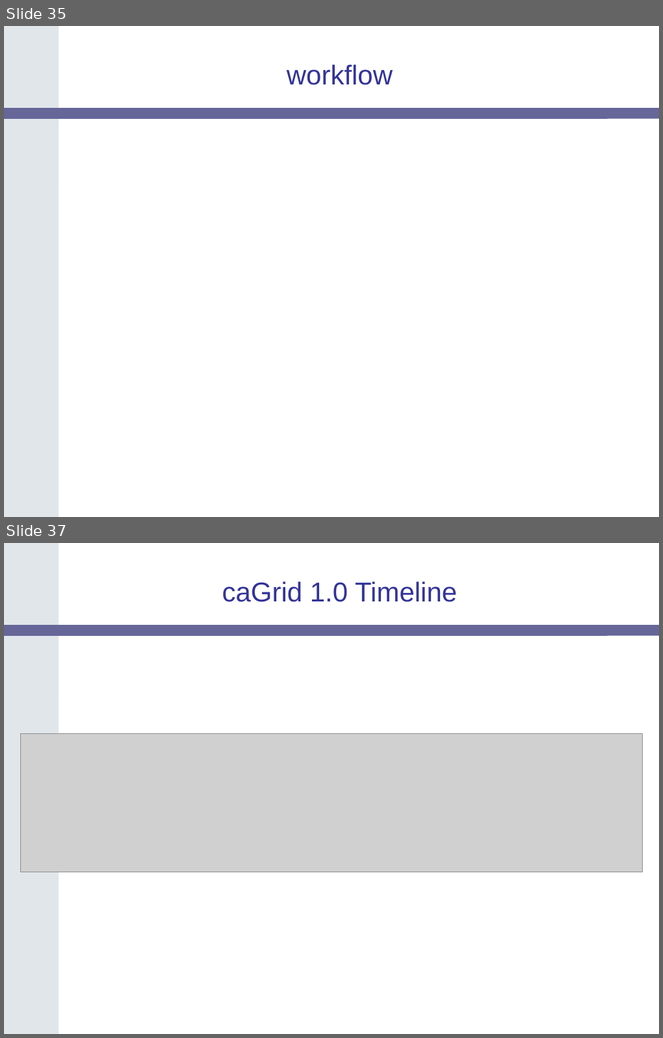
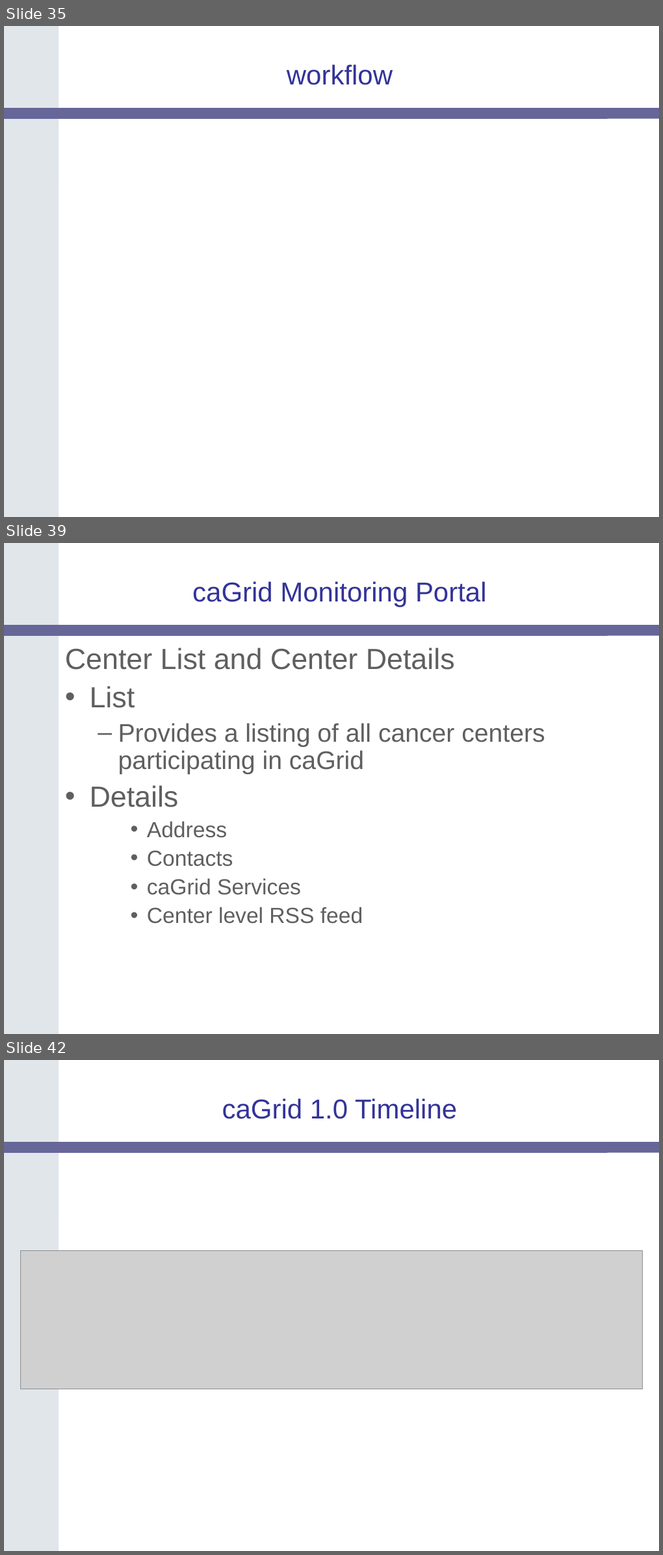
Before and after one commit to NCIP/cagrid-docs, a slide deck: presentations/200604_AnnualMeeting/caGrid-1.0-Architecture_caBIG-Annual-Meeting06.ppt. Shown one above the other, each under a label of ours: slides 35 and 37 before the commit, slides 35, 39 and 42 after it; the slides between them are not shown. The pictures are 663x1038 and 663x1555 pixels, drawn with LibreOffice and Linux fonts; fonts in the diff are those of the drawing; grey boxes stand for pictures; background and template pictures are left out. Boxes give left, top, right and bottom in pixels: in the first picture for what was removed or moved away, otherwise in the second. Text is boxed around its words. In the diff, an @@ line names an element or a change of style, - is before the commit and + after.

Commit message:
incorporated portal slides

```diff
--- a/presentations/200604_AnnualMeeting/caGrid-1.0-Architecture_caBIG-Annual-Meeting06.ppt
+++ b/presentations/200604_AnnualMeeting/caGrid-1.0-Architecture_caBIG-Annual-Meeting06.ppt
@@ slide 39 added at (x1=4, y1=543, x2=659, y2=1034), background #FFFFFF; not listed: 2 template elements that a slide beside it also shows @@
@@ title added at (x1=192, y1=581, x2=487, y2=607), 30 pt, text #333399 @@
+caGrid Monitoring Portal
@@ text added at (x1=65, y1=648, x2=545, y2=924), 28 pt, text #5F5F5F @@
+Center List and Center Details
+• List
+  – Provides a listing of all cancer centers participating in caGrid
+• Details
+    • Address
+    • Contacts
+    • caGrid Services
+    • Center level RSS feed
@@ what was slide 37 is now slide 42 @@
```
Also in this commit, not shown: 1 slide changed, 5 other slides added, 1 slide removed, 1 other file.
